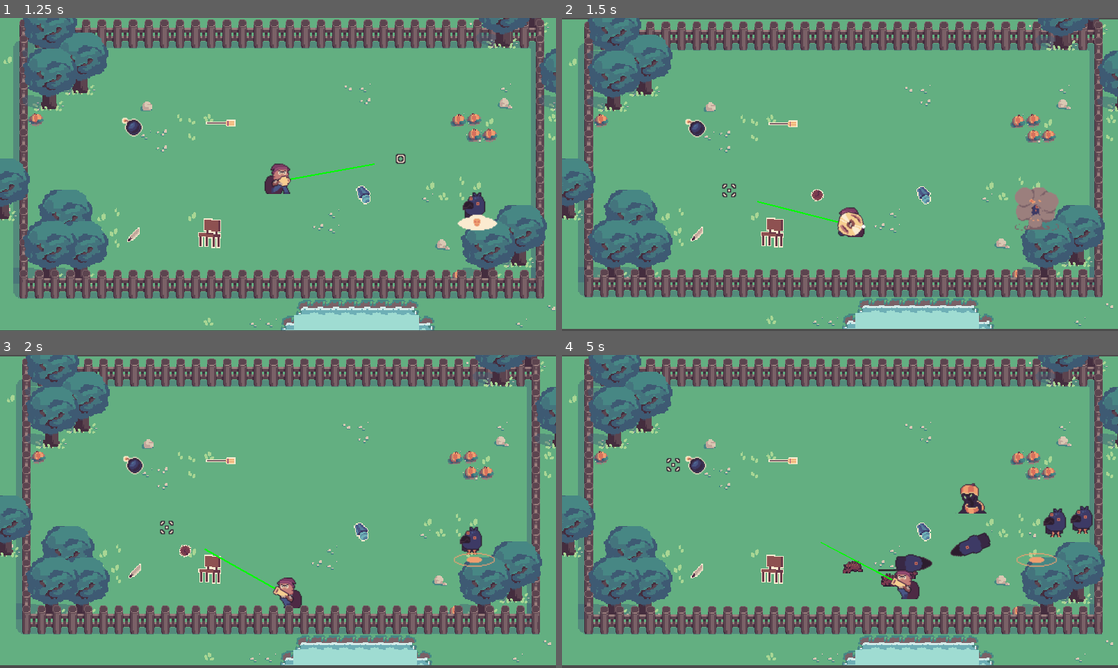
Above: before the commit, frames 1-4 (two rows, left to right).
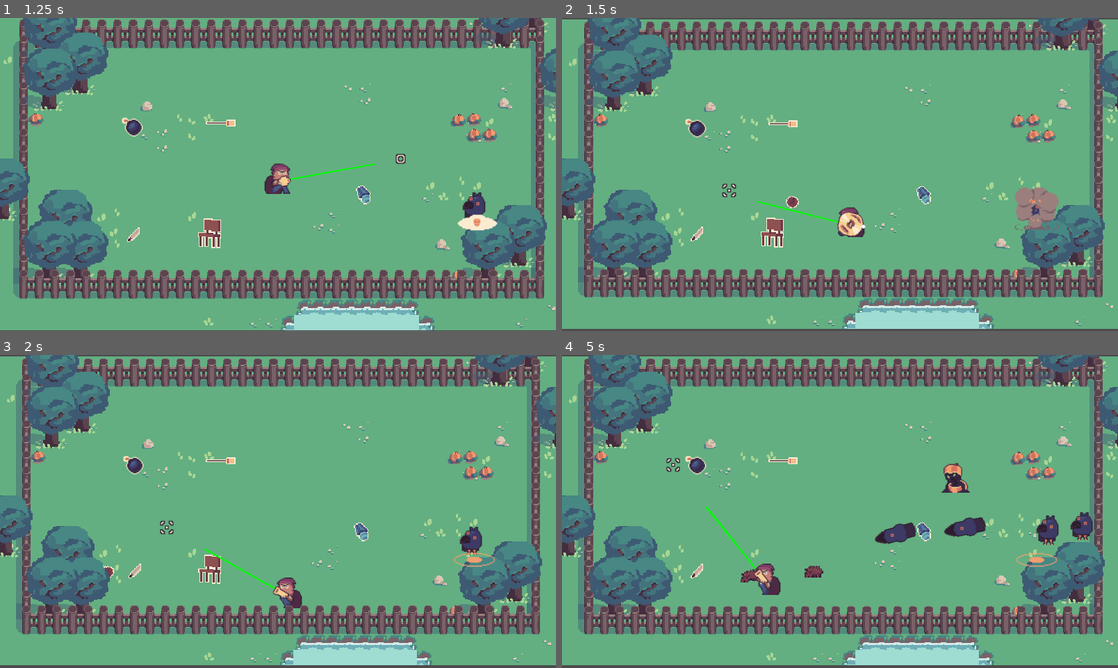
Above: after the commit, the same moments.

Repository: OceanBoy612/BrackeysJam2021
Game: Godot game, scene res://Code/World.tscn
The game is run twice, just before and just after one commit, with the same random seed, the same clock (stepped at 60 frames per second) and the same inputs.
Inputs (mouse positions are in pixels of both pictures, inside the frame that each line leads up to):
- Up to frame 1 (1.25 s): move the mouse to (400, 158) at 0.52 s; press the mouse at (400, 158) at 0.53 s; hold Right (ui_right) from 0.53 s (still down)
- Up to frame 2 (1.5 s): move the mouse to (728, 190) at 1.27 s; release Right (ui_right) at 1.28 s; release the mouse at (728, 190) at 1.28 s; hold Down (ui_down) from 1.28 s (still down); click (728, 190) at 1.35 s
- Up to frame 3 (2 s): keep holding Down (ui_down)
- Up to frame 4 (5 s): move the mouse to (895, 442) at 2.02 s; release Down (ui_down) at 2.03 s; press the mouse at (895, 442) at 2.03 s; hold Right (ui_right) 2.03-2.78 s; move the mouse to (812, 574) at 2.77 s; release the mouse at (812, 574) at 2.78 s; hold Up (ui_up) 2.78-3.53 s; click (812, 574) at 2.85 s; move the mouse to (1006, 558) at 3.52 s; press the mouse at (1006, 558) at 3.53 s; hold Left (ui_left) from 3.53 s (still down); move the mouse to (673, 464) at 4.27 s; release the mouse at (673, 464) at 4.28 s; click (673, 464) at 4.35 s

Frame 1 is identical in both runs. In frame 2, 0.1% of the frame differs, in the area x 40-48%, y 54-61%; in frame 3, 0.1%; in frame 4, 4.0%, in the area x 25-96%, y 34-78%.

Commit message:
Updated health and damage values

Diff:
--- a/src/Code/Bullets/BroomBullet.tscn
+++ b/src/Code/Bullets/BroomBullet.tscn
@@ -5,7 +5,8 @@
 [ext_resource path="res://Audio/BROOM1_BB_sfx.wav" type="AudioStream" id=3]
 
 [node name="BroomBullet" instance=ExtResource( 2 )]
-damage = 3
+speed = 400.0
+damage = 4
 rotate = false
 break_sound = ExtResource( 3 )
 
--- a/src/Code/Bullets/ChairBullet.tscn
+++ b/src/Code/Bullets/ChairBullet.tscn
@@ -5,7 +5,7 @@
 [ext_resource path="res://Audio/CHAIR1_BB_sfx.wav" type="AudioStream" id=3]
 
 [node name="ChairBullet" instance=ExtResource( 1 )]
-damage = 5
+damage = 10
 time_alive = 0.8
 shot_cone = 30.0
 break_sound = ExtResource( 3 )
--- a/src/Code/Bullets/HedgeHogBullet.tscn
+++ b/src/Code/Bullets/HedgeHogBullet.tscn
@@ -9,7 +9,8 @@
 radius = 6.94423
 
 [node name="HedgeHogBullet" instance=ExtResource( 1 )]
-speed = 200.0
+speed = 350.0
+damage = 5
 shot_cone = 60.0
 break_sound = ExtResource( 4 )
 scene_to_spawn = ExtResource( 2 )
--- a/src/Code/Bullets/KnifeBullet.tscn
+++ b/src/Code/Bullets/KnifeBullet.tscn
@@ -6,7 +6,9 @@
 
 [node name="KnifeBullet" instance=ExtResource( 1 )]
 speed = 600.0
+damage = 3
 time_alive = 3.0
+shot_cone = 15.0
 break_sound = ExtResource( 3 )
 
 [node name="Sprite" parent="." index="1"]
--- a/src/Code/Bullets/LampBullet.tscn
+++ b/src/Code/Bullets/LampBullet.tscn
@@ -5,7 +5,8 @@
 [ext_resource path="res://Audio/LAMP1_BB_sfx.wav" type="AudioStream" id=3]
 
 [node name="LampBullet" instance=ExtResource( 2 )]
-damage = 2
+damage = 4
+time_alive = 0.8
 shot_cone = 20.0
 break_sound = ExtResource( 3 )
 
--- a/src/Code/Enemies/Crow.tscn
+++ b/src/Code/Enemies/Crow.tscn
@@ -10,7 +10,7 @@
 [node name="Crow" instance=ExtResource( 1 )]
 script = ExtResource( 2 )
 speed = 69
-health = 3.0
+health = 7.0
 charge_speed_multiplier = 4.598
 
 [node name="Sprite" parent="." index="0"]
--- a/src/Code/Enemies/Pumpkin.tscn
+++ b/src/Code/Enemies/Pumpkin.tscn
@@ -11,6 +11,7 @@
 extents = Vector2( 10.2029, 14.5375 )
 
 [node name="Pumpkin" instance=ExtResource( 1 )]
+health = 10.0
 
 [node name="Sprite" parent="." index="0"]
 frames = ExtResource( 2 )
--- a/src/Code/Entities/BombExplosion.tscn
+++ b/src/Code/Entities/BombExplosion.tscn
@@ -10,7 +10,7 @@
 collision_layer = 0
 collision_mask = 12
 script = ExtResource( 1 )
-damage = 3
+damage = 8
 
 [node name="Sprite" type="AnimatedSprite" parent="."]
 frames = ExtResource( 2 )
